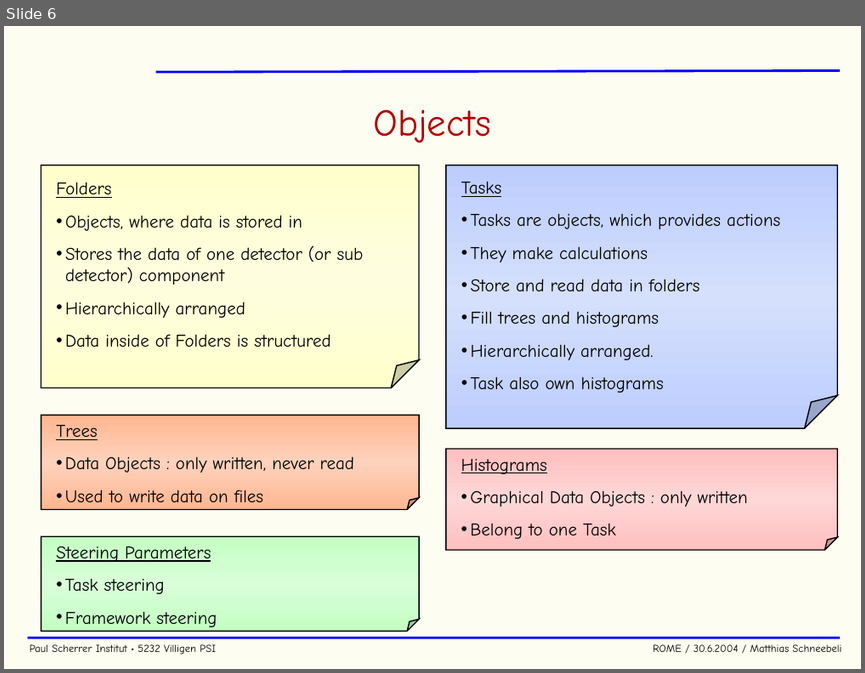
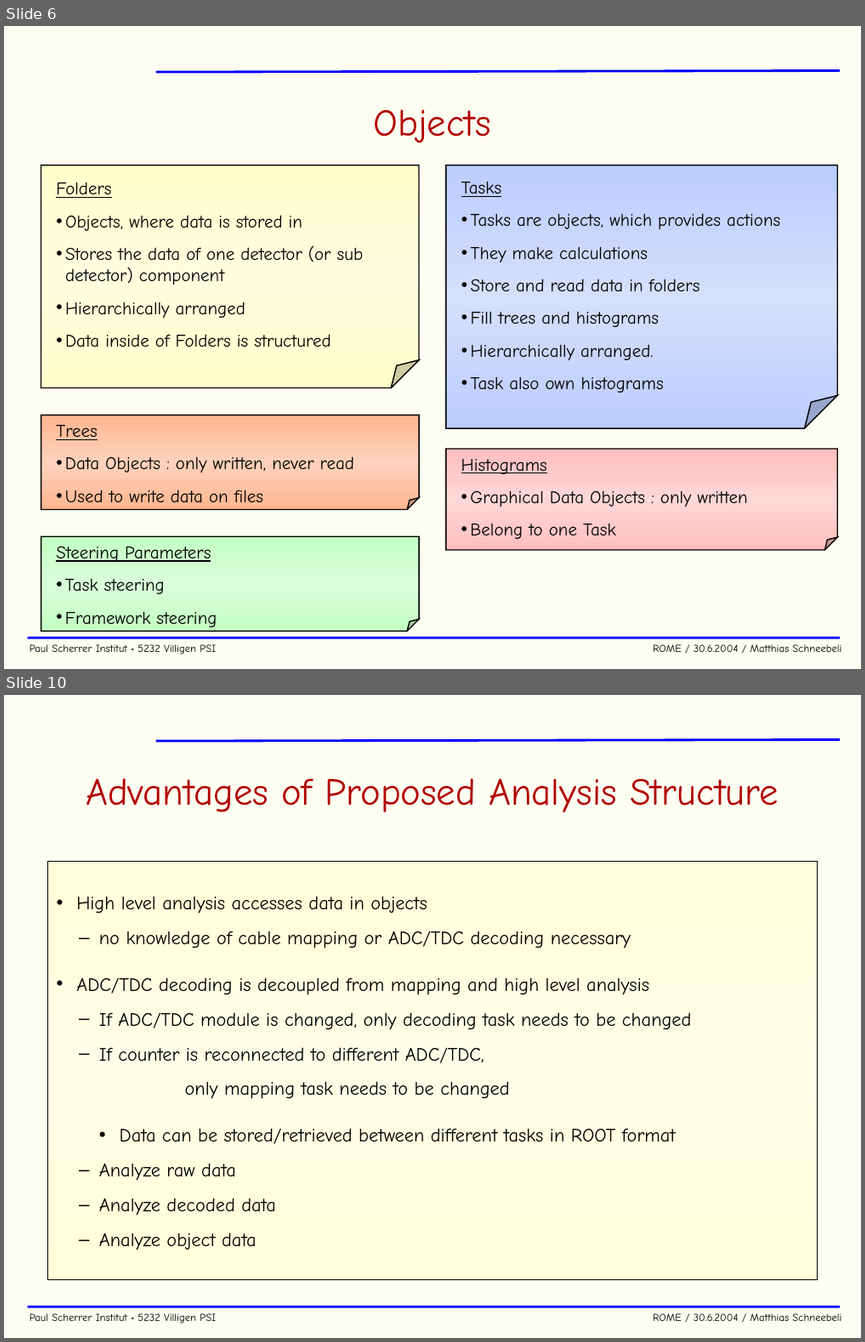
Before and after one commit to cjpl/rome, a slide deck: documentation/ROME.ppt. Shown one above the other, each under a label of ours: slide 6 before the commit, slides 6 and 10 after it; the slides between them are not shown. The pictures are 865x673 and 865x1342 pixels, drawn with LibreOffice and Linux fonts; fonts in the diff are those of the drawing; background and template pictures are left out. Boxes give left, top, right and bottom in pixels: in the first picture for what was removed or moved away, otherwise in the second. Text is boxed around its words. In the diff, an @@ line names an element or a change of style, - is before the commit and + after.

```diff
--- a/documentation/ROME.ppt
+++ b/documentation/ROME.ppt
@@ slide 10 added at (4,695,861,1338), background #FDFDF1; not listed: 3 template elements that a slide beside it also shows @@
@@ title added at (86,778,778,812), 32 pt, text #B20000 @@
+Advantages of Proposed Analysis Structure
@@ rectangle added at (47,862,817,1279), fill gradient #FFFFD9 to #FEFEE7, outline #000000 0.99 pt, 16 pt, text #000000 @@
+• High level analysis accesses data in objects
+  – no knowledge of cable mapping or ADC/TDC decoding necessary
+• ADC/TDC decoding is decoupled from mapping and high level analysis
+  – If ADC/TDC module is changed, only decoding task needs to be changed
+  – If counter is reconnected to different ADC/TDC,
+  only mapping task needs to be changed
+• Data can be stored/retrieved between different tasks in ROOT format
+  – Analyze raw data
+  – Analyze decoded data
+  – Analyze object data
```
Also in this commit, not shown: 5 slides changed, 3 other slides added, 5 other files.
